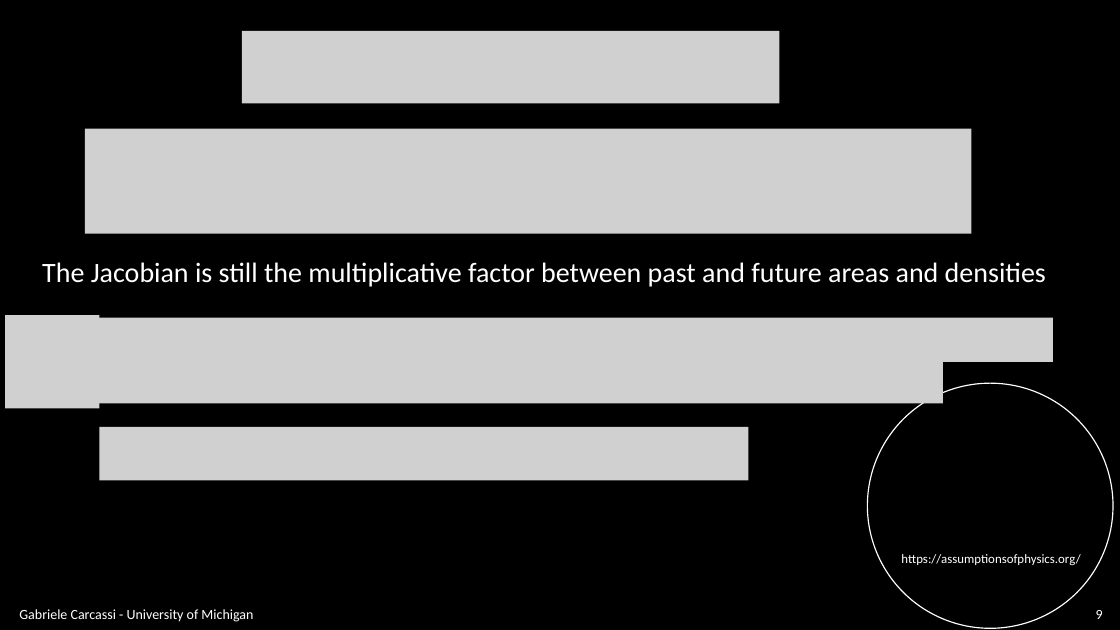
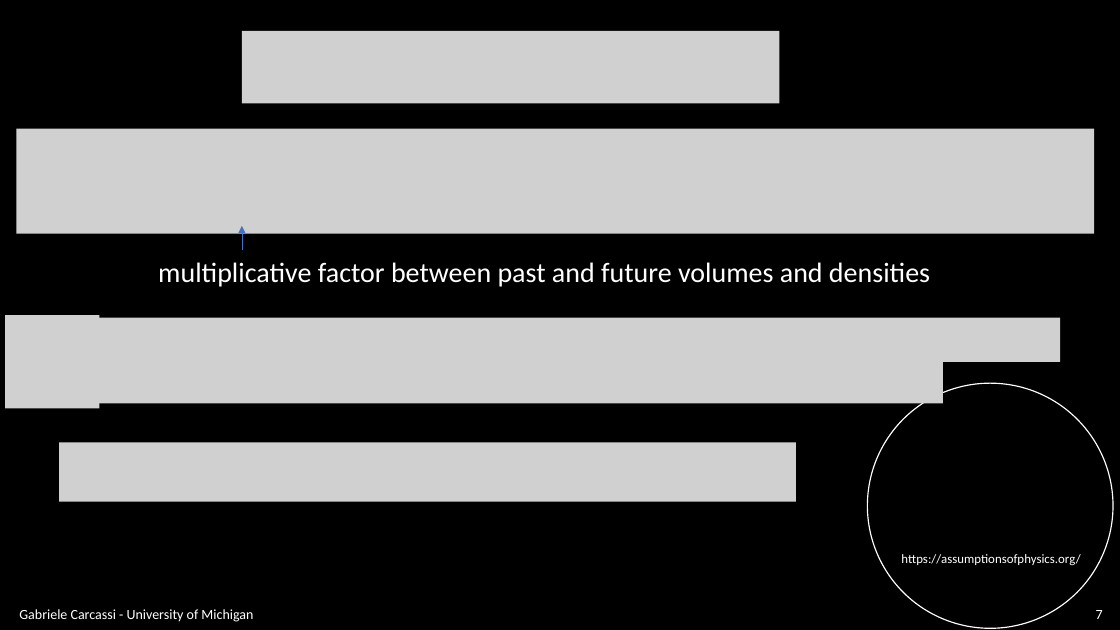
Before and after one commit to assumptionsofphysics/slides, a slide deck: slide 7 of BookCompanions-v2/RP-Class-4.pptx (slide 9 before the commit). Drawn at 1120x630 pixels with LibreOffice and Linux fonts; fonts in the diff are those of the drawing; grey boxes stand for pictures; background and template pictures are left out. Boxes give left, top, right and bottom in pixels: in the first picture for what was removed or moved away, otherwise in the second. Text is boxed around its words. In the diff, an @@ line names an element or a change of style, - is before the commit and + after.

```diff
--- a/BookCompanions-v2/RP-Class-4.pptx
+++ b/BookCompanions-v2/RP-Class-4.pptx
@@ picture: place and size @@
-picture at <box>85,129,971,234</box>
+picture at <box>17,129,1095,234</box>
@@ arrow added from (242, 250) to (242, 226), #4472C4 0.5 pt @@
@@ text at <box>158,262,930,287</box>: text changed @@
-The Jacobian is still the multiplicative factor between past and future areas and densities
+multiplicative factor between past and future volumes and densities
@@ picture: place and size @@
-picture at <box>82,318,1054,362</box>
+picture at <box>82,318,1061,362</box>
@@ picture: place and size @@
-picture at <box>99,427,749,481</box>
+picture at <box>59,443,796,502</box>
@@ page number at <box>1096,610,1103,619</box>: text changed @@
-9
+7
```
Also in this commit, not shown: 19 other slides changed, 9 slides added.
